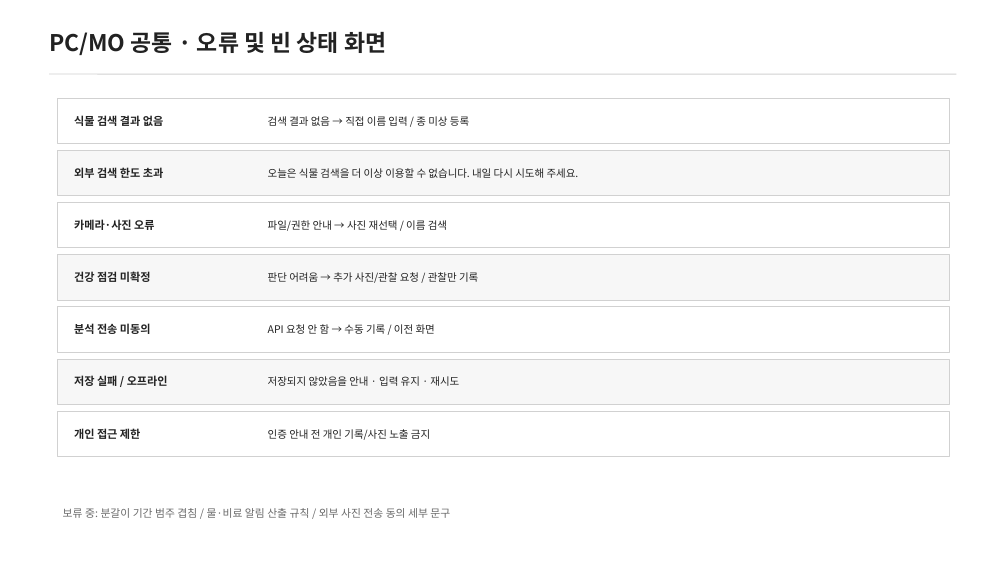
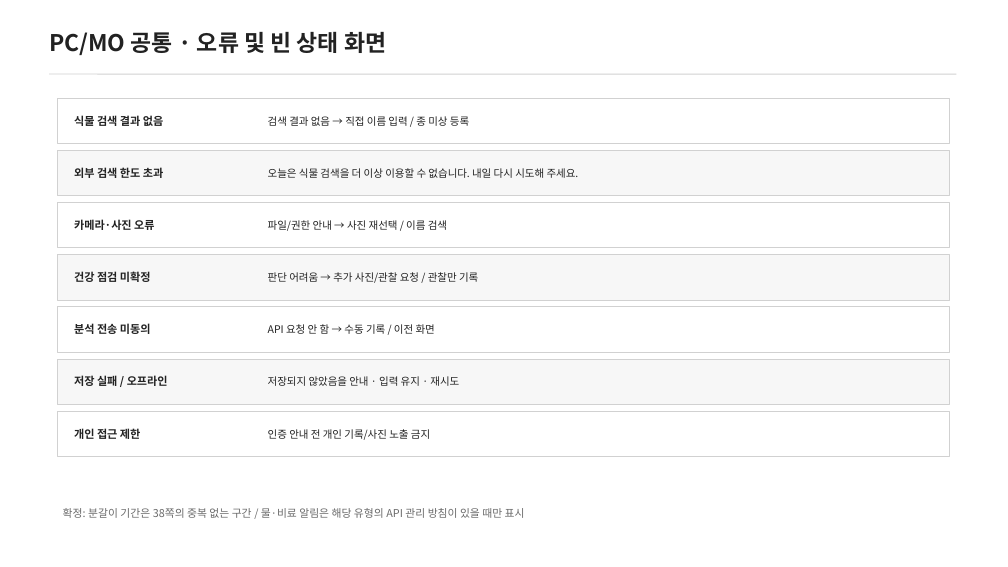
Before and after one commit to skiiilee/die-no-more, a slide deck: slide 39 of docs/stage2/wireframe-files/die_no_more_wireframes_consistency_fixed.pptx. Drawn at 1008x567 pixels with LibreOffice and Linux fonts; fonts in the diff are those of the drawing. Boxes give left, top, right and bottom in pixels: in the first picture for what was removed or moved away, otherwise in the second. Text is boxed around its words. In the diff, an @@ line names an element or a change of style, - is before the commit and + after.

```diff
--- a/docs/stage2/wireframe-files/die_no_more_wireframes_consistency_fixed.pptx
+++ b/docs/stage2/wireframe-files/die_no_more_wireframes_consistency_fixed.pptx
@@ text at <box>63,508,525,518</box>: text changed @@
-보류 중: 분갈이 기간 범주 겹침 / 물·비료 알림 산출 규칙 / 외부 사진 전송 동의 세부 문구
+확정: 분갈이 기간은 38쪽의 중복 없는 구간 / 물·비료 알림은 해당 유형의 API 관리 방침이 있을 때만 표시
```
Also in this commit, not shown: 3 other slides changed, 3 other files.
